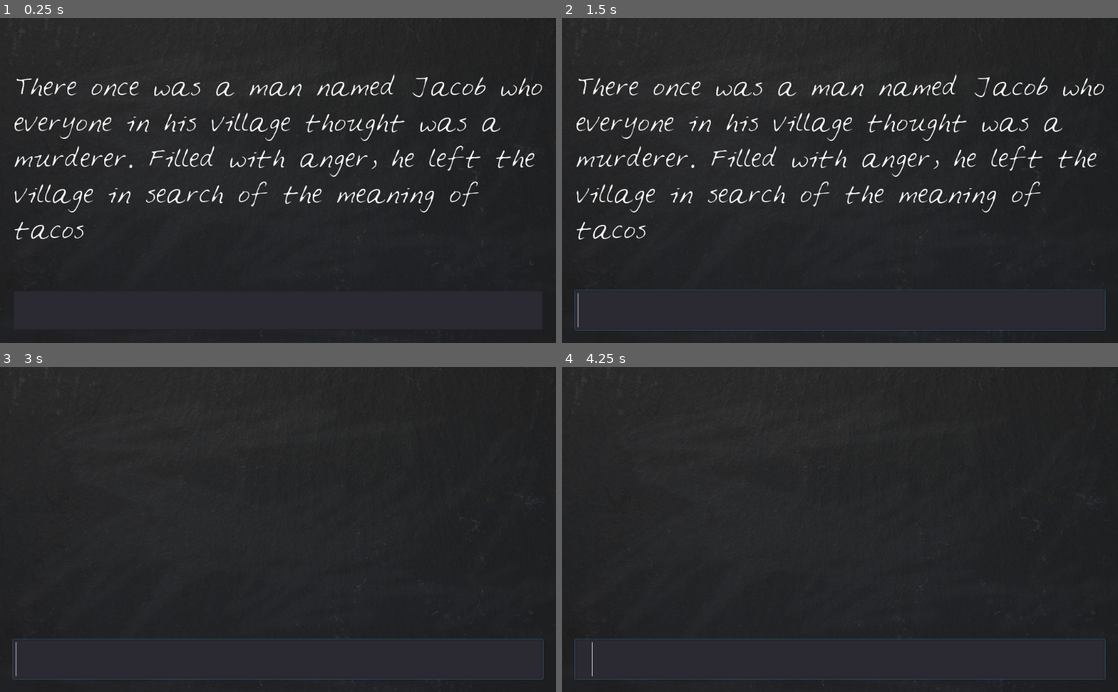
Above: before the commit, frames 1-4 (two rows, left to right).
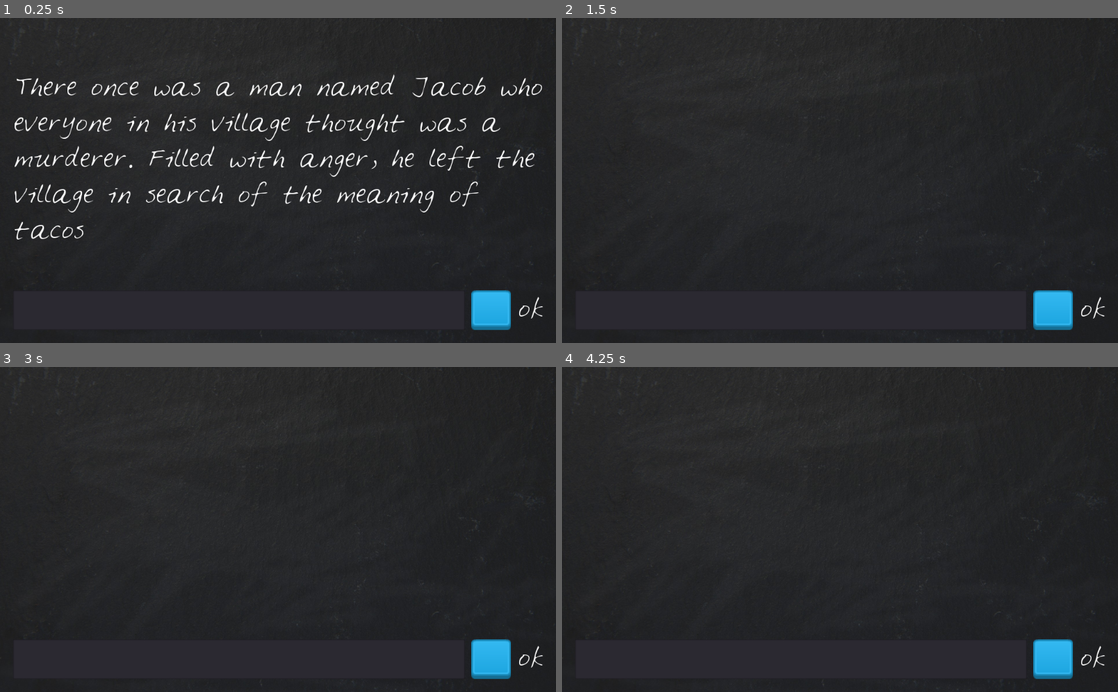
Above: after the commit, the same moments.

Repository: Eggsquisite/Loony_Lips
Game: Godot game, scene res://LoonyLips.tscn
The game is run twice, just before and just after one commit, with the same random seed, the same clock (stepped at 60 frames per second) and the same inputs.
Inputs (mouse positions are in pixels of both pictures, inside the frame that each line leads up to):
- Up to frame 1 (0.25 s): no input
- Up to frame 2 (1.5 s): click (1051, 310) at 0.52 s; click (1051, 310) at 1.27 s
- Up to frame 3 (3 s): click (489, 659) at 2.02 s; tap Enter at 2.75 s
- Up to frame 4 (4.25 s): tap Space at 3.5 s

The runs differ from the first frame. In frame 1, 0.9% of the frame differs, in the area x 84-98%, y 83-96%; in frame 2, 5.9%, in the area x 2-98%, y 17-97%; in frame 3, 1.5%; in frame 4, 1.5%.

Commit message:
Button press

Diff:
--- a/LoonyLips.gd
+++ b/LoonyLips.gd
@@ -11,6 +11,10 @@
 	update_DisplayText(new_text)
 
 
+func _on_TextureButton_pressed():
+	update_DisplayText($VBoxContainer/HBoxContainer/PlayerText.text)
+
+
 func update_DisplayText(words):
 	$VBoxContainer/DisplayText.text = words
-	$VBoxContainer/PlayerText.clear()
+	$VBoxContainer/HBoxContainer/PlayerText.clear()
--- a/LoonyLips.tscn
+++ b/LoonyLips.tscn
@@ -1,14 +1,20 @@
-[gd_scene load_steps=6 format=2]
+[gd_scene load_steps=9 format=2]
 
 [ext_resource path="res://LoonyLips.gd" type="Script" id=1]
 [ext_resource path="res://gfx/blackboard.jpg" type="Texture" id=2]
 [ext_resource path="res://gfx/Feltpen.ttf" type="DynamicFontData" id=3]
+[ext_resource path="res://gfx/blue_button11.png" type="Texture" id=4]
+[ext_resource path="res://gfx/blue_button12.png" type="Texture" id=5]
 
 [sub_resource type="DynamicFont" id=1]
 size = 40
 font_data = ExtResource( 3 )
 
 [sub_resource type="DynamicFont" id=2]
+size = 40
+font_data = ExtResource( 3 )
+
+[sub_resource type="DynamicFont" id=3]
 size = 40
 font_data = ExtResource( 3 )
 
@@ -53,12 +59,39 @@
 "_edit_use_anchors_": false
 }
 
-[node name="PlayerText" type="LineEdit" parent="VBoxContainer"]
+[node name="HBoxContainer" type="HBoxContainer" parent="VBoxContainer"]
 margin_top = 479.0
 margin_right = 976.0
 margin_bottom = 552.0
+custom_constants/separation = 12
+
+[node name="PlayerText" type="LineEdit" parent="VBoxContainer/HBoxContainer"]
+margin_right = 832.0
+margin_bottom = 73.0
+size_flags_horizontal = 3
 custom_fonts/font = SubResource( 2 )
 __meta__ = {
 "_edit_use_anchors_": false
 }
-[connection signal="text_entered" from="VBoxContainer/PlayerText" to="." method="_on_PlayerText_text_entered"]
+
+[node name="TextureButton" type="TextureButton" parent="VBoxContainer/HBoxContainer"]
+margin_left = 844.0
+margin_right = 917.0
+margin_bottom = 73.0
+rect_min_size = Vector2( 73, 73 )
+texture_normal = ExtResource( 4 )
+texture_pressed = ExtResource( 5 )
+expand = true
+__meta__ = {
+"_edit_use_anchors_": false
+}
+
+[node name="ConfirmText" type="Label" parent="VBoxContainer/HBoxContainer"]
+margin_left = 929.0
+margin_top = 5.0
+margin_right = 976.0
+margin_bottom = 68.0
+custom_fonts/font = SubResource( 3 )
+text = "ok"
+[connection signal="text_entered" from="VBoxContainer/HBoxContainer/PlayerText" to="." method="_on_PlayerText_text_entered"]
+[connection signal="pressed" from="VBoxContainer/HBoxContainer/TextureButton" to="." method="_on_TextureButton_pressed"]
